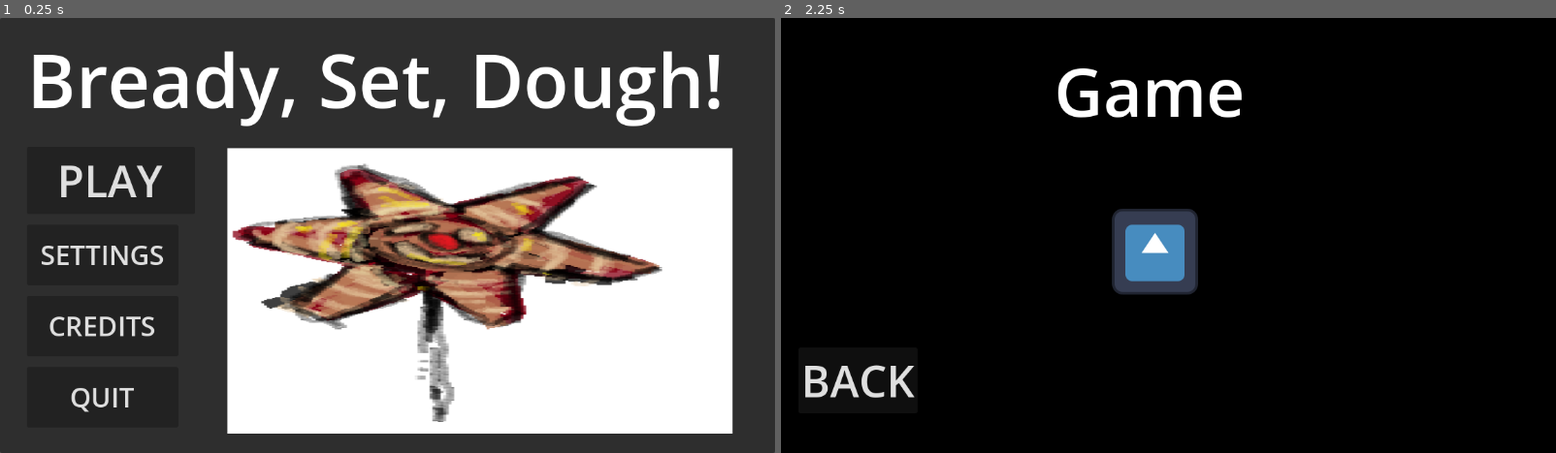
Above: before the commit, frames 1-2 (left to right).
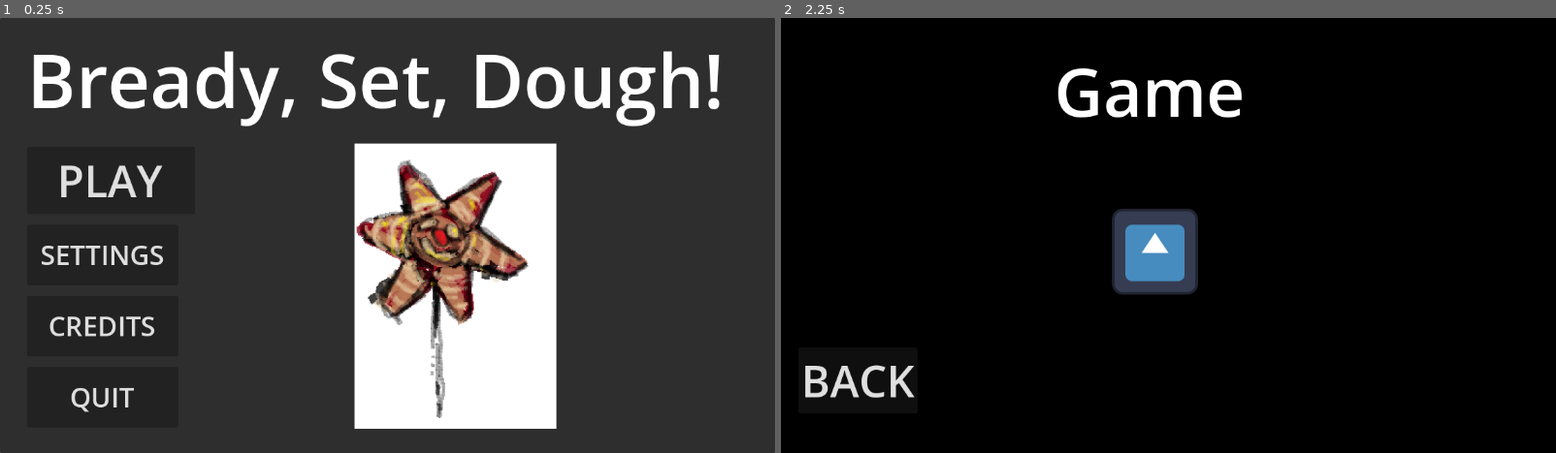
Above: after the commit, the same moments.

Repository: Quackstir/GlobalGameJam2024
Game: Godot game, scene res://main_menu.tscn
Same seed, same stepped clock (60 frames per second), same inputs: the game is played once before the commit and once after it. The engine's default icon, where the game draws it, is replaced by a stand-in: a white triangle on a blue panel in a dark square.
Inputs:
- Up to frame 1 (0.25 s): no input
- Up to frame 2 (2.25 s): click "PLAY" at 0.5 s; click "BACK" at 1.25 s; click "PLAY" at 2 s

The runs differ from the first frame. In frame 1, 34% of the frame differs, in the area x 29-95%, y 28-96%; in frame 2, nothing differs.

Commit message:
Pause Menu Working
Yay

Diff:
--- a/GGJ 2024 Game/Quit Confirm.tscn
+++ b/GGJ 2024 Game/Quit Confirm.tscn
@@ -31,9 +31,9 @@
 layout_mode = 1
 anchors_preset = -1
 anchor_left = 0.0434028
-anchor_top = 0.222222
+anchor_top = 0.0617282
 anchor_right = 0.950521
-anchor_bottom = 0.391975
+anchor_bottom = 0.231481
 offset_bottom = -1.52588e-05
 theme_override_font_sizes/normal_font_size = 70
 text = "Are you sure you want to quit?"
--- a/GGJ 2024 Game/main_menu.tscn
+++ b/GGJ 2024 Game/main_menu.tscn
@@ -70,8 +70,8 @@
 metadata/_edit_use_anchors_ = true
 
 [node name="FlowerBread" type="Sprite2D" parent="CanvasLayer/Main Menu Panel"]
-position = Vector2(713.5, 406.5)
-scale = Vector2(2.01882, 0.804924)
+position = Vector2(677, 400)
+scale = Vector2(0.806453, 0.804924)
 texture = ExtResource("2_1y01q")
 
 [node name="Title text" type="RichTextLabel" parent="CanvasLayer/Main Menu Panel"]
--- /dev/null
+++ b/GGJ 2024 Game/pause_menu.gd
@@ -0,0 +1,25 @@
+extends Node2D
+
+
+# Called when the node enters the scene tree for the first time.
+#func _ready():
+	#get_node("CanvasLayer").hide()
+
+@onready var pause_panel = $"CanvasLayer/Pause Panel"
+
+func _input(_event):
+	if Input.is_action_just_pressed("ui_menu"):
+		if pause_panel.visible:
+			pause_panel.hide()
+			#get_tree().paused = false
+		else:
+			pause_panel.show()
+			#get_tree().paused = true
+		#pause_panel.visible != pause_panel.visible
+
+func _on_resume_pressed():
+	pause_panel.hide()
+	#get_tree().paused = false
+
+func _on_quit_pressed():
+	get_tree().change_scene_to_file("res://main_menu.tscn")
--- /dev/null
+++ b/GGJ 2024 Game/pause_menu.tscn
@@ -0,0 +1,68 @@
+[gd_scene load_steps=2 format=3 uid="uid://bp5l5jraq6t1e"]
+
+[ext_resource type="Script" path="res://pause_menu.gd" id="1_ylx3o"]
+
+[node name="Pause Menu" type="Node2D"]
+script = ExtResource("1_ylx3o")
+
+[node name="CanvasLayer" type="CanvasLayer" parent="."]
+
+[node name="Pause Panel" type="Panel" parent="CanvasLayer"]
+custom_minimum_size = Vector2(450, 650)
+anchors_preset = -1
+anchor_left = 0.304688
+anchor_top = -0.00154321
+anchor_right = 0.695313
+anchor_bottom = 1.00154
+grow_horizontal = 2
+grow_vertical = 2
+metadata/_edit_use_anchors_ = true
+
+[node name="Paused Title" type="RichTextLabel" parent="CanvasLayer/Pause Panel"]
+layout_mode = 1
+anchors_preset = -1
+anchor_left = 0.0822222
+anchor_top = 0.0615385
+anchor_right = 0.917778
+anchor_bottom = 0.252308
+theme_override_font_sizes/normal_font_size = 85
+text = "\"Paused\""
+metadata/_edit_use_anchors_ = true
+
+[node name="Serious Text" type="RichTextLabel" parent="CanvasLayer/Pause Panel"]
+layout_mode = 1
+anchors_preset = -1
+anchor_left = 0.0955556
+anchor_top = 0.246154
+anchor_right = 0.915556
+anchor_bottom = 0.323077
+theme_override_font_sizes/normal_font_size = 30
+text = "Seriously, it's not paused."
+metadata/_edit_use_anchors_ = true
+
+[node name="Resume" type="Button" parent="CanvasLayer/Pause Panel"]
+layout_mode = 1
+anchors_preset = -1
+anchor_left = 0.244444
+anchor_top = 0.407692
+anchor_right = 0.728889
+anchor_bottom = 0.555385
+offset_right = 1.52588e-05
+theme_override_font_sizes/font_size = 50
+text = "RESUME"
+metadata/_edit_use_anchors_ = true
+
+[node name="Quit" type="Button" parent="CanvasLayer/Pause Panel"]
+layout_mode = 1
+anchors_preset = -1
+anchor_left = 0.244444
+anchor_top = 0.616923
+anchor_right = 0.728889
+anchor_bottom = 0.764615
+offset_right = 1.52588e-05
+theme_override_font_sizes/font_size = 50
+text = "QUIT"
+metadata/_edit_use_anchors_ = true
+
+[connection signal="pressed" from="CanvasLayer/Pause Panel/Resume" to="." method="_on_resume_pressed"]
+[connection signal="pressed" from="CanvasLayer/Pause Panel/Quit" to="." method="_on_quit_pressed"]
--- a/GGJ 2024 Game/project.godot
+++ b/GGJ 2024 Game/project.godot
@@ -14,3 +14,16 @@
 run/main_scene="res://main_menu.tscn"
 config/features=PackedStringArray("4.2", "Forward Plus")
 config/icon="res://icon.svg"
+
+[input]
+
+ui_menu={
+"deadzone": 0.5,
+"events": [Object(InputEventKey,"resource_local_to_scene":false,"resource_name":"","device":0,"window_id":0,"alt_pressed":false,"shift_pressed":false,"ctrl_pressed":false,"meta_pressed":false,"pressed":false,"keycode":4194370,"physical_keycode":0,"key_label":0,"unicode":0,"echo":false,"script":null)
+, Object(InputEventKey,"resource_local_to_scene":false,"resource_name":"","device":0,"window_id":0,"alt_pressed":false,"shift_pressed":false,"ctrl_pressed":false,"meta_pressed":false,"pressed":false,"keycode":0,"physical_keycode":4194305,"key_label":0,"unicode":0,"echo":false,"script":null)
+]
+}
+menu={
+"deadzone": 0.5,
+"events": []
+}
